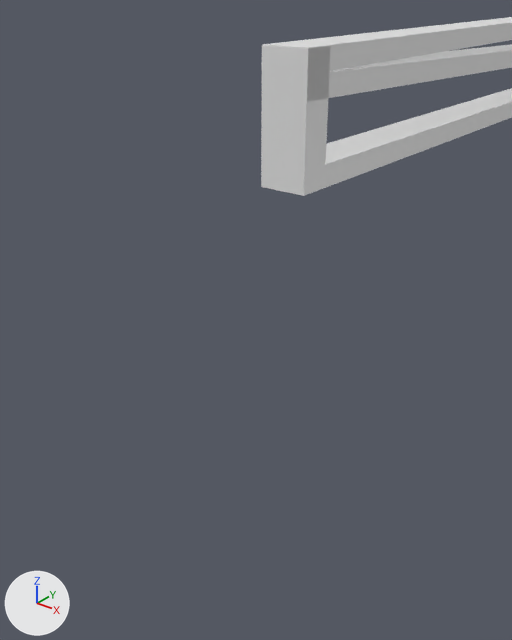
The FBX model TBA-MasterD/Assets/Prefabs/Tiago/base_objects/Self_made/barreira.fbx: old version first, new version second.
Both versions are drawn from a 50 mm camera at (-12.905, 20.1, 1.427) aimed at (-13.747, 21.153, 0.775). The axes (+X, +Y, +Z) are drawn at lower left. The lights are the same throughout. Where no turn or scale is listed for an object, it has been applied to the vertices.

The scene before the commit, as lines of its bpy script (objects in view):
```python
me_cube_071 = bpy.data.meshes.new('Cube.071')
me_cube_071.from_pydata(...)  # 40 vertices, 38 faces; spans x -0.05..0.06, y 0.0..4.77, z -0.17..0.11
ob_barreira_001 = bpy.data.objects.new('barreira.001', me_cube_071)
ob_barreira_001.location = (-13.74, 21.226, 1.203)
```
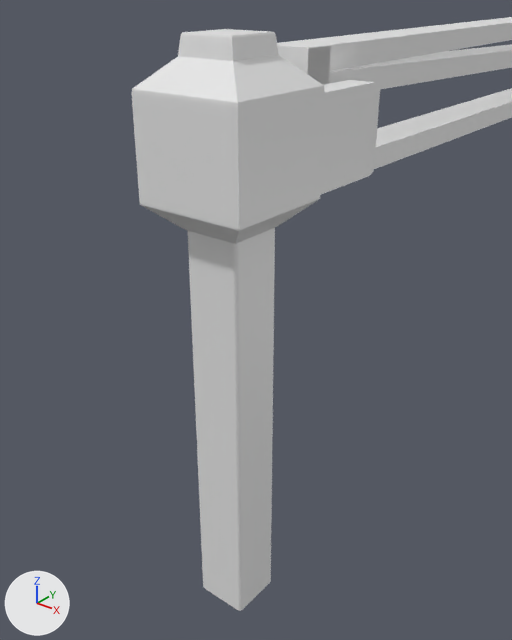
Boxes [x1, y1, x2, y2] around the edits, measured in the pictures (512 x 640 px):
```json
{"object": "Bloco_barreira.001", "change": "added", "after": [132, 29, 380, 611]}
```

Scene script edits in JSON lines:
```json
{"op": "add", "block": "me_cube_070", "code": ["me_cube_070 = bpy.data.meshes.new('Cube.070')", "me_cube_070.from_pydata(...)  # 204 vertices, 196 faces; spans x -0.116..0.116, y -0.116..0.311, z -0.492..0.729"]}
{"op": "add", "block": "ob_bloco_barreira_001", "code": ["ob_bloco_barreira_001 = bpy.data.objects.new('Bloco_barreira.001', me_cube_070)", "ob_bloco_barreira_001.location = (-13.722, 21.049, 0.615)"]}
```
